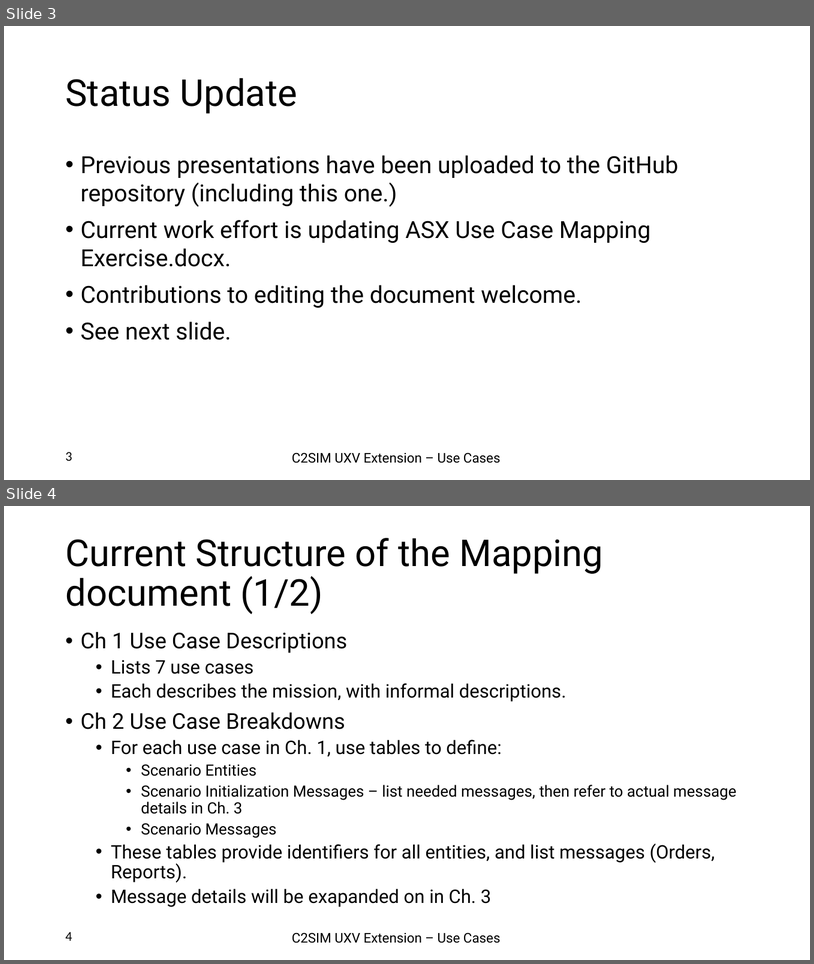
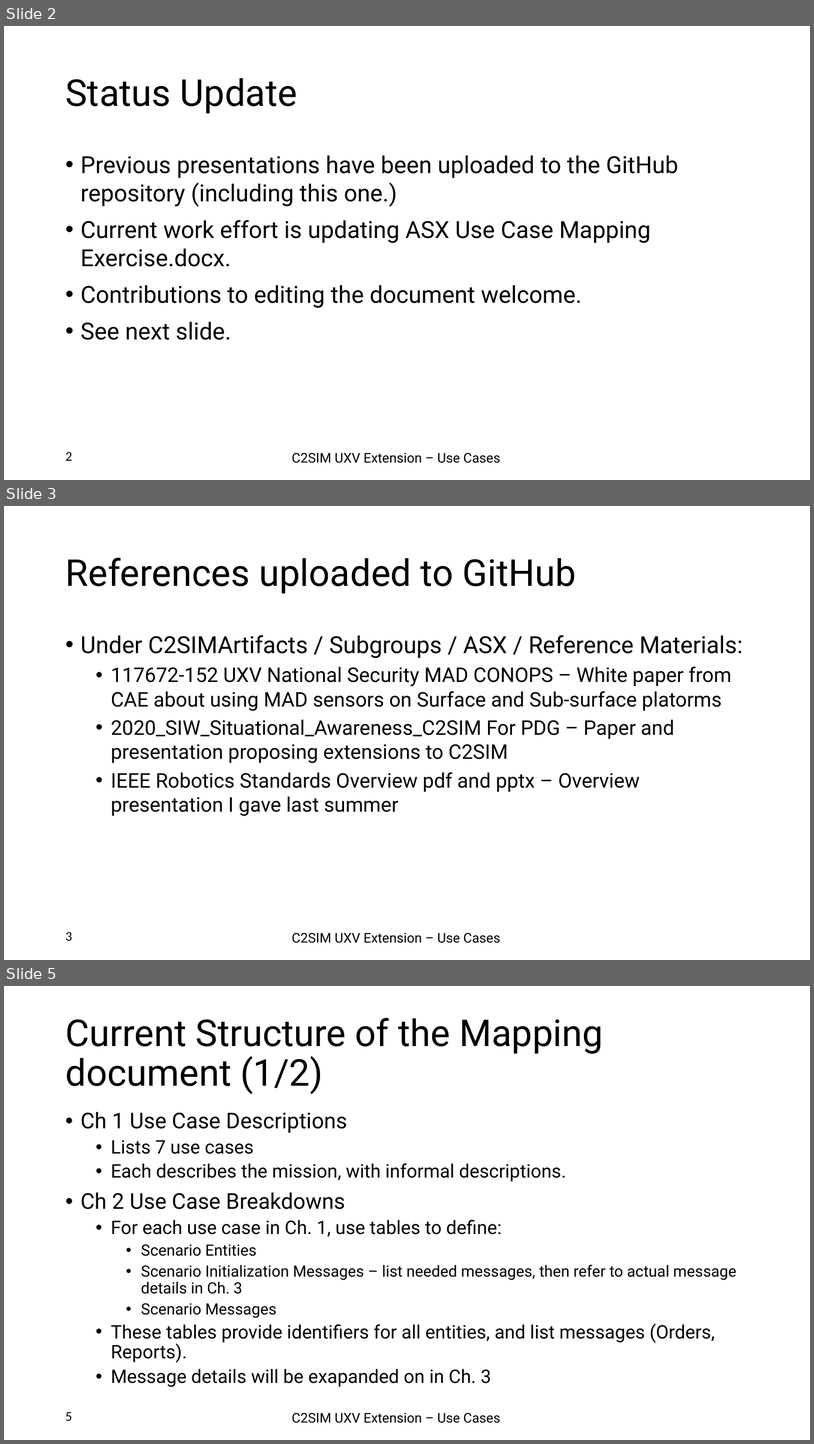
Before and after one commit to hyssostech/C2SIMArtifacts, a slide deck: Subgroups/ASX/Extension Definition Exercises/2025-04 ASX UC Mapping Status Update.pptx. Shown one above the other, each under a label of ours: slides 3 and 4 before the commit, slides 2, 3 and 5 after it; the slides between them are not shown. The pictures are 814x964 and 814x1444 pixels, drawn with LibreOffice and Linux fonts; fonts in the diff are those of the drawing; background and template pictures are left out. Boxes give left, top, right and bottom in pixels: in the first picture for what was removed or moved away, otherwise in the second. Text is boxed around its words. In the diff, an @@ line names an element or a change of style, - is before the commit and + after.

Commit message:
Updated

```diff
--- a/Subgroups/ASX/Extension Definition Exercises/2025-04 ASX UC Mapping Status Update.pptx
+++ b/Subgroups/ASX/Extension Definition Exercises/2025-04 ASX UC Mapping Status Update.pptx
@@ slide 3 added at (x1=4, y1=506, x2=810, y2=960), background #FFFFFF; not listed: 2 template elements that a slide beside it also shows @@
@@ title added at (x1=65, y1=558, x2=576, y2=594), 44 pt, text #000000 @@
+References uploaded to GitHub
@@ text added at (x1=81, y1=635, x2=743, y2=816), 24 pt, text #000000 @@
+• Under C2SIMArtifacts / Subgroups / ASX / Reference Materials:
+  • 117672-152 UXV National Security MAD CONOPS – White paper from CAE about using MAD sensors on Surface and Sub-surface platorms
+  • 2020_SIW_Situational_Awareness_C2SIM For PDG – Paper and presentation proposing extensions to C2SIM
+  • IEEE Robotics Standards Overview pdf and pptx – Overview presentation I gave last summer
@@ what was slide 3 is now slide 2 @@
@@ page number at (x1=65, y1=451, x2=72, y2=460): text changed @@
-3
+2
@@ what was slide 4 is now slide 5 @@
@@ page number at (x1=65, y1=1411, x2=72, y2=1420): text changed @@
-4
+5
```
Also in this commit, not shown: 1 other slide added, 1 slide removed.
